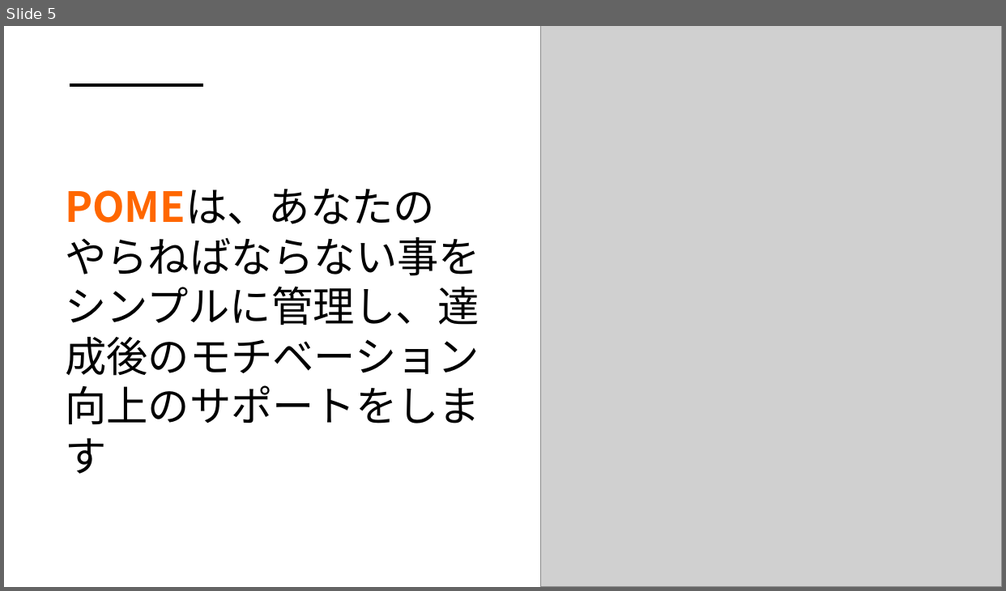
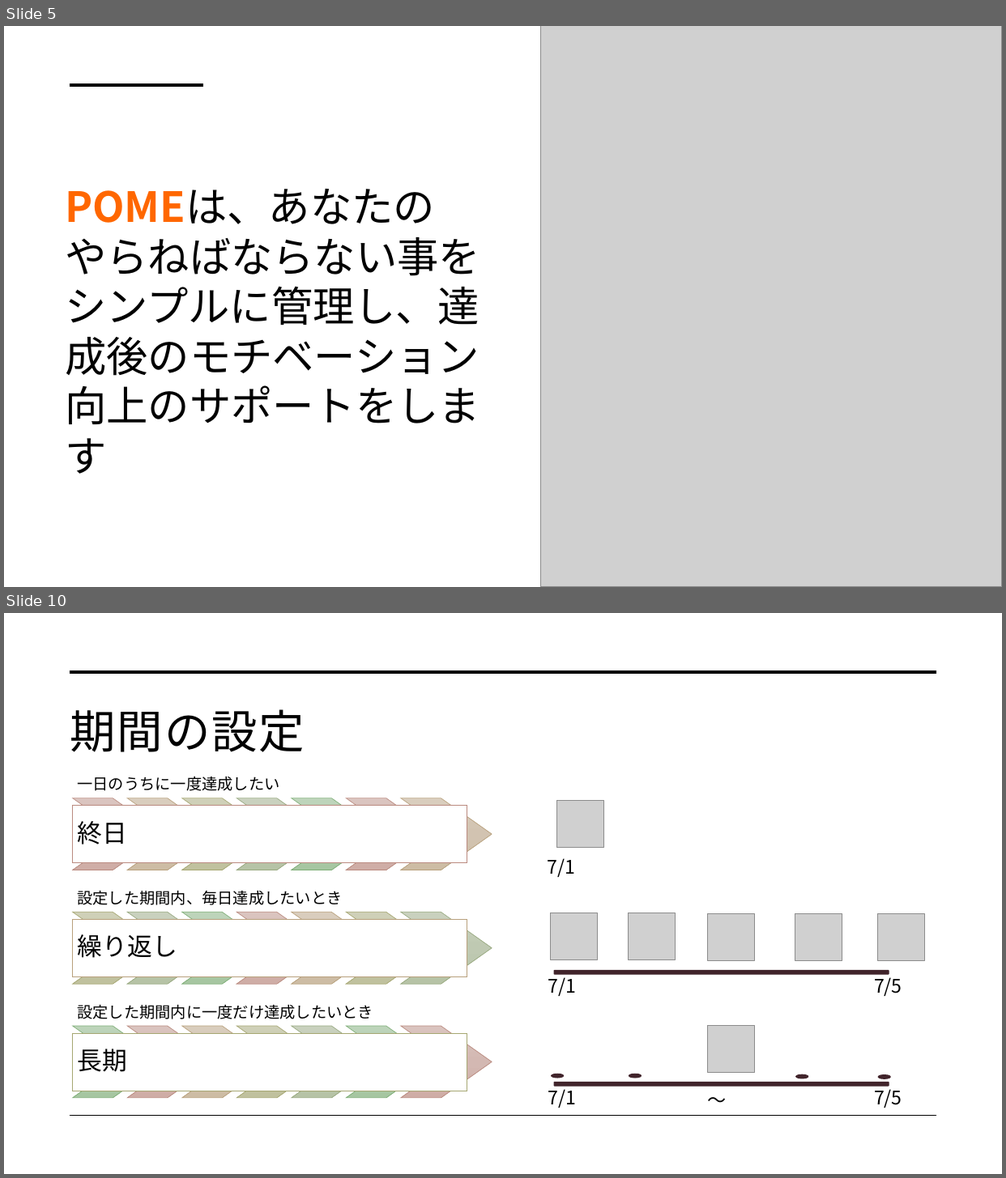
Before and after one commit to dojo2022/C-3, a slide deck: C-3_配布資料/0630_C3_発表資料.pptx. Shown one above the other, each under a label of ours: slide 5 before the commit, slides 5 and 10 after it; the slides between them are not shown. The pictures are 1006x591 and 1006x1178 pixels, drawn with LibreOffice and Linux fonts; fonts in the diff are those of the drawing; grey boxes stand for pictures. Boxes give left, top, right and bottom in pixels: in the first picture for what was removed or moved away, otherwise in the second. Text is boxed around its words. In the diff, an @@ line names an element or a change of style, - is before the commit and + after.

```diff
--- a/C-3_配布資料/0630_C3_発表資料.pptx
+++ b/C-3_配布資料/0630_C3_発表資料.pptx
@@ slide 10 added at (4, 613, 1002, 1174), background #FFFFFF @@
@@ line added from (70, 672) to (937, 672), #000000 3.5 pt @@
@@ title added at (70, 709, 305, 752), 44 pt, text #000000 @@
+期間の設定
@@ picture added at (557, 801, 604, 848) @@
@@ text added at (548, 858, 576, 877), 18 pt, text #000000 @@
+7/1
@@ picture added at (551, 914, 598, 960) @@
@@ picture added at (629, 914, 675, 960) @@
@@ picture added at (708, 914, 755, 961) @@
@@ picture added at (795, 914, 842, 961) @@
@@ picture added at (878, 914, 925, 961) @@
@@ text added at (548, 974, 576, 996), 18 pt, text #000000 @@
+7/1
@@ rounded rectangle added at (554, 971, 889, 974), fill #41242B, outline #41242B 0.75 pt @@
@@ text added at (874, 974, 902, 996), 18 pt, text #000000 @@
+7/5
@@ picture added at (708, 1025, 755, 1072) @@
@@ group added at (73, 777, 492, 1098): 21 chevrons, 6 texts, 3 rectangles @@
+一日のうちに一度達成したい
+終日
+設定した期間内、毎日達成したいとき
+繰り返し
+設定した期間内に一度だけ達成したいとき
+長期
@@ ellipse added at (552, 1074, 564, 1078), fill #41242B, outline #41242B 0.75 pt @@
@@ ellipse added at (629, 1074, 641, 1078), fill #41242B, outline #41242B 0.75 pt @@
@@ text added at (548, 1086, 576, 1108), 18 pt, text #000000 @@
+7/1
@@ rounded rectangle added at (554, 1082, 889, 1086), fill #41242B, outline #41242B 0.75 pt @@
@@ text added at (701, 1082, 742, 1114), 18 pt, text #000000 @@
+～
@@ ellipse added at (796, 1075, 809, 1079), fill #41242B, outline #41242B 0.75 pt @@
@@ text added at (874, 1086, 902, 1108), 18 pt, text #000000 @@
+7/5
@@ ellipse added at (879, 1075, 891, 1079), fill #41242B, outline #41242B 0.75 pt @@
@@ line added from (70, 1116) to (937, 1116), #000000 1 pt @@
```
Also in this commit, not shown: 17 other slides added.
